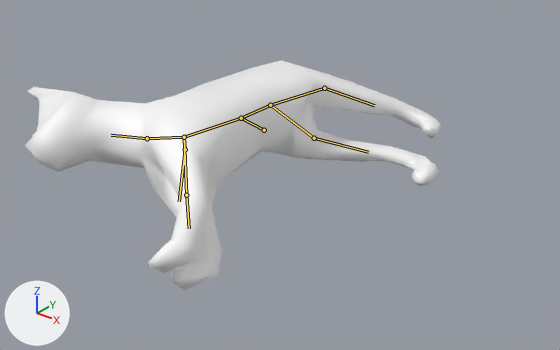
The FBX model GameData/models/enemies/dog.fbx as it was, and as the next commit left it.
One viewpoint serves both versions: a camera (50 mm lens) standing at (1.99, -2.38, 1.83) and looking at (-0.05, 0.17, 0.25). The lights are fixed; the arrows at lower left show +X, +Y and +Z. Both versions are drawn at frame 11 of the action 'root|death'; the numbers are the values there. The bones that bend it are drawn over the model as lines.

In view in the first picture: 'DOG'.
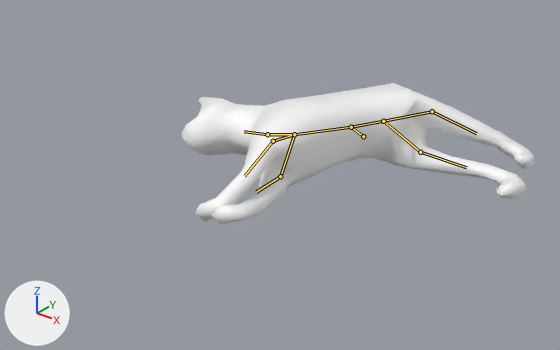
The change in detail:
Bone 'Bone' (bone_bone) moves from (0.0, -3.2, 0.0) to (0.0, -29.2, -70.8).
Bone 'Bone' (bone_bone) turns from (0, 0, 80) to (-26, -1, 89) degrees about its own x, y and z.
Bone 'Bone.002' (bone_bone_002) turns from (7, -1, 29) to (8, -1, 37) degrees about its own x, y and z.
Bone 'Bone.009' (bone_bone_009) turns from (0, 0, 18) to (0, 0, 23) degrees about its own x, y and z.
Bone 'Bone.003' (bone_bone_003) turns from (-5, 12, -20) to (-7, 15, -25) degrees about its own x, y and z.
Bone 'Bone.010' (bone_bone_010) turns from (6, 5, -11) to (7, 6, -14) degrees about its own x, y and z.
Bone 'Bone.011' (bone_bone_011) turns from (0, 6, 6) to (1, 8, 8) degrees about its own x, y and z.
Bone 'Bone.005' (bone_bone_005) turns from (2, -20, 20) to (1, -25, 26) degrees about its own x, y and z.
Bone 'Bone.007' (bone_bone_007) turns from (-7, 17, 10) to (-9, 22, 13) degrees about its own x, y and z.

Pixel boxes (x1, y1, x2, y2) of what changed, in the pictures (560 x 350 px):
'DOG', posed (15% narrower, 39% shorter)
    before: (25, 60, 441, 290)
    after: (181, 83, 534, 224)
bone 'Bone', root to tip
    before: (264, 130) to (241, 118)
    after: (363, 136) to (351, 127)
bone 'Bone.002', root to tip
    before: (184, 137) to (185, 149)
    after: (294, 134) to (273, 141)
bone 'Bone.009', root to tip
    before: (185, 149) to (179, 201)
    after: (273, 141) to (244, 176)
bone 'Bone.003', root to tip
    before: (184, 137) to (186, 195)
    after: (294, 134) to (280, 176)
bone 'Bone.010', root to tip
    before: (186, 195) to (189, 228)
    after: (280, 176) to (256, 192)
bone 'Bone.011', root to tip
    before: (184, 137) to (147, 138)
    after: (294, 134) to (267, 134)
bone 'Bone.005', root to tip
    before: (270, 105) to (324, 88)
    after: (383, 121) to (432, 111)
bone 'Bone.007', root to tip
    before: (324, 88) to (374, 105)
    after: (432, 111) to (476, 133)
